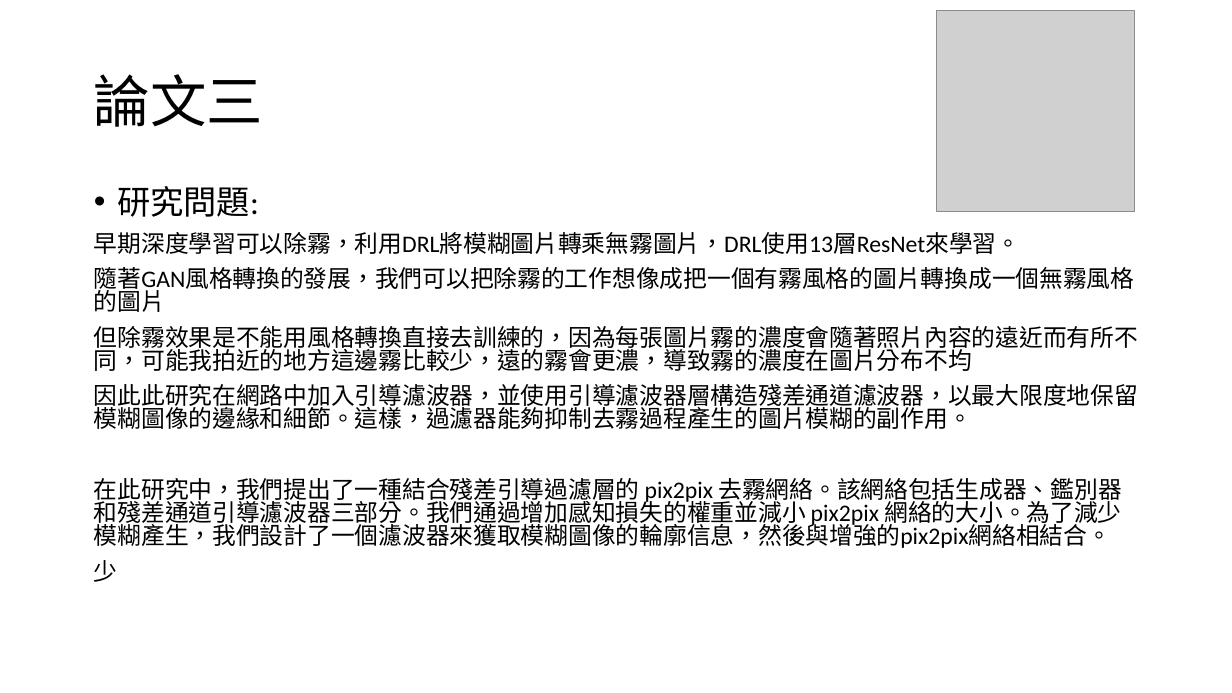
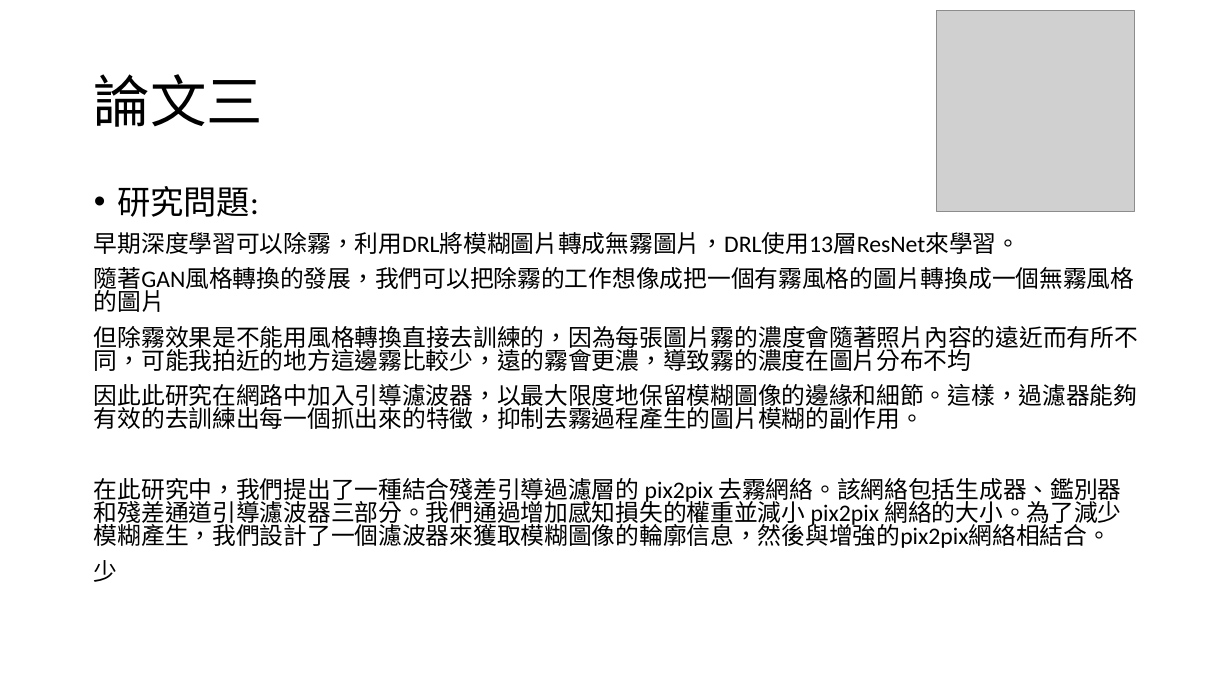
Before and after one commit to 10994015/paper, a slide deck: slide 24 of 論文/論文寫作.pptx (slide 14 before the commit). Drawn at 1232x693 pixels with LibreOffice and Linux fonts; fonts in the diff are those of the drawing; grey boxes stand for pictures. Boxes give left, top, right and bottom in pixels: in the first picture for what was removed or moved away, otherwise in the second. Text is boxed around its words. In the diff, an @@ line names an element or a change of style, - is before the commit and + after.

```diff
--- a/論文/論文寫作.pptx
+++ b/論文/論文寫作.pptx
@@ text at [94, 232, 1020, 254]: text changed @@
-早期深度學習可以除霧，利用DRL將模糊圖片轉乘無霧圖片，DRL使用13層ResNet來學習。
+早期深度學習可以除霧，利用DRL將模糊圖片轉成無霧圖片，DRL使用13層ResNet來學習。
@@ text at [94, 384, 1138, 429]: text changed @@
-因此此研究在網路中加入引導濾波器，並使用引導濾波器層構造殘差通道濾波器，以最大限度地保留模糊圖像的邊緣和細節。這樣，過濾器能夠抑制去霧過程產生的圖片模糊的副作用。
+因此此研究在網路中加入引導濾波器，以最大限度地保留模糊圖像的邊緣和細節。這樣，過濾器能夠有效的去訓練出每一個抓出來的特徵，抑制去霧過程產生的圖片模糊的副作用。
```
Also in this commit, not shown: 2 other slides changed, 35 slides added, 1 other file.
